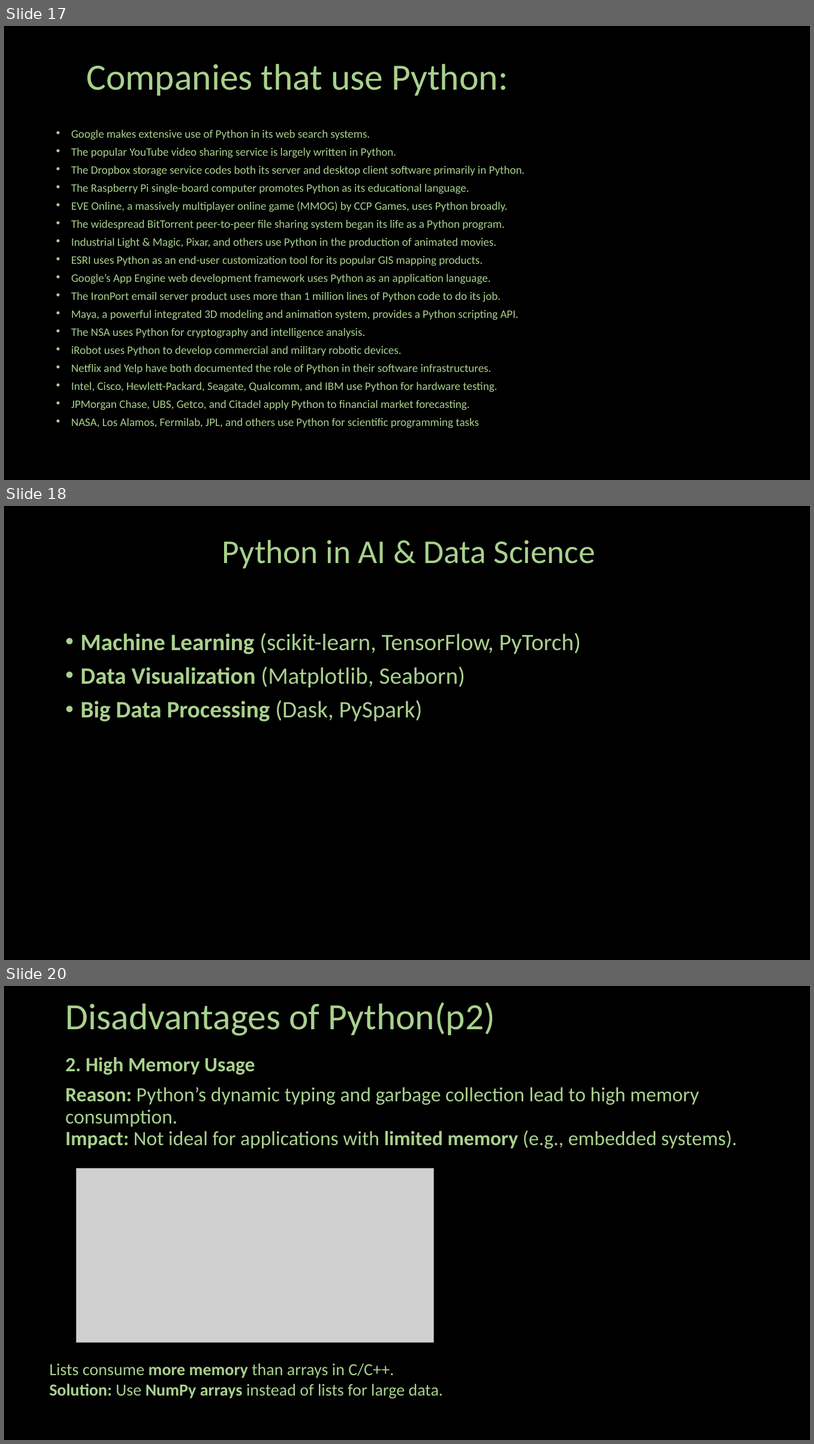
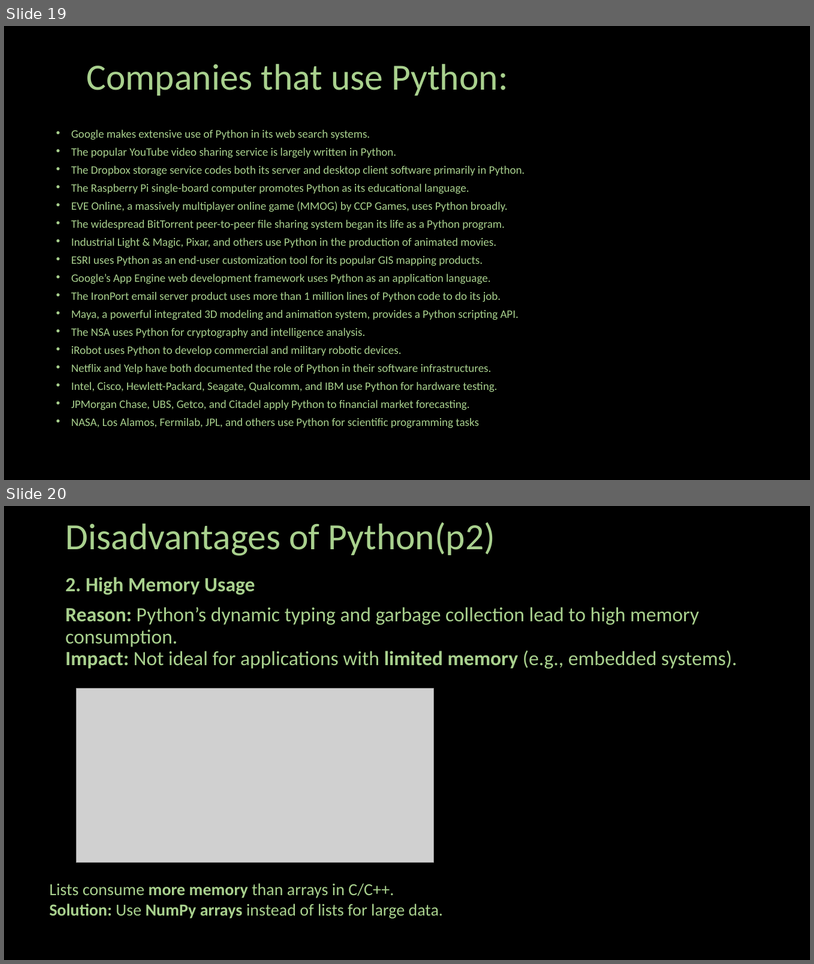
Before and after one commit to ash322ash422/tut_python, a slide deck: 01_Python_Essentials/L01-Intro-installation/01-1_what_is_programming_and_Why_Python.pptx. Shown one above the other, each under a label of ours: slides 17, 18 and 20 before the commit, slides 19 and 20 after it; the slides between them are not shown. The pictures are 814x1444 and 814x964 pixels, drawn with LibreOffice and Linux fonts; fonts in the diff are those of the drawing; grey boxes stand for pictures; background and template pictures are left out. Boxes give left, top, right and bottom in pixels: in the first picture for what was removed or moved away, otherwise in the second. Text is boxed around its words. In the diff, an @@ line names an element or a change of style, - is before the commit and + after.

```diff
--- a/01_Python_Essentials/L01-Intro-installation/01-1_what_is_programming_and_Why_Python.pptx
+++ b/01_Python_Essentials/L01-Intro-installation/01-1_what_is_programming_and_Why_Python.pptx
@@ slide 18 removed at [4, 506, 810, 960], background #000000 @@
@@ title removed at [222, 540, 596, 568] @@
-Python in AI & Data Science
@@ text removed at [81, 633, 581, 721] @@
-• Machine Learning (scikit-learn, TensorFlow, PyTorch)
-• Data Visualization (Matplotlib, Seaborn)
-• Big Data Processing (Dask, PySpark)
@@ what was slide 17 is now slide 19 @@
```
Also in this commit, not shown: 3 slides changed, 2 slides added, 2 other slides removed, 26 other files.
